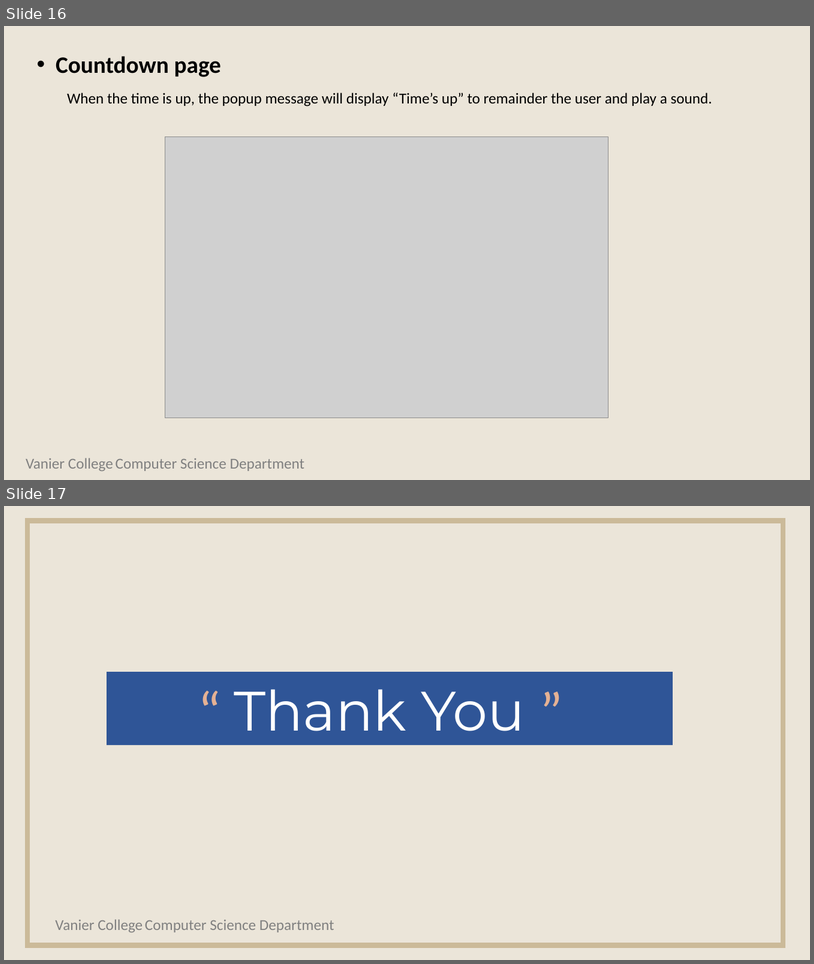
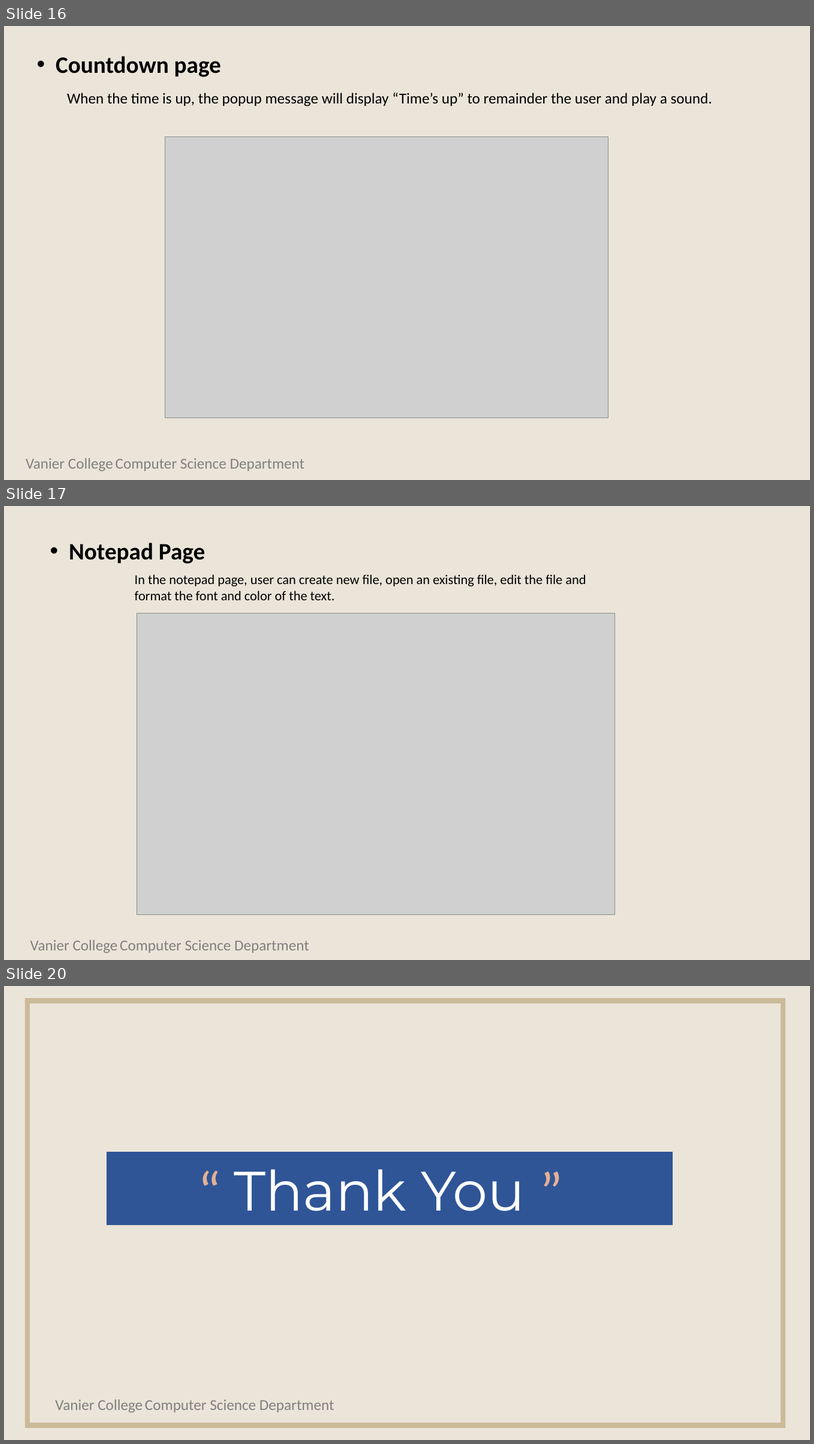
Before and after one commit to gbouzon/appdev-finalproject, a slide deck: App_Dev_Fianl_Project.pptx. Shown one above the other, each under a label of ours: slides 16 and 17 before the commit, slides 16, 17 and 20 after it; the slides between them are not shown. The pictures are 814x964 and 814x1444 pixels, drawn with LibreOffice and Linux fonts; fonts in the diff are those of the drawing; grey boxes stand for pictures. Boxes give left, top, right and bottom in pixels: in the first picture for what was removed or moved away, otherwise in the second. Text is boxed around its words. In the diff, an @@ line names an element or a change of style, - is before the commit and + after.

Commit message:
Added the notepad form information

```diff
--- a/App_Dev_Fianl_Project.pptx
+++ b/App_Dev_Fianl_Project.pptx
@@ slide 17 added at <box>4,506,810,960</box>, background #EBE5D9 @@
@@ text added at <box>69,543,205,564</box>, 28 pt, text #000000, bold @@
+• Notepad Page
@@ text added at <box>135,574,586,600</box>, 16 pt, text #000000 @@
+In the notepad page, user can create new file, open an existing file, edit the file and format the font and color of the text.
@@ picture added at <box>137,613,615,915</box> @@
@@ text added at <box>30,939,309,952</box>, 18 pt, text #808080 @@
+Vanier College Computer Science Department
@@ what was slide 17 is now slide 20 @@
```
Also in this commit, not shown: 2 other slides added, 5 other files.
